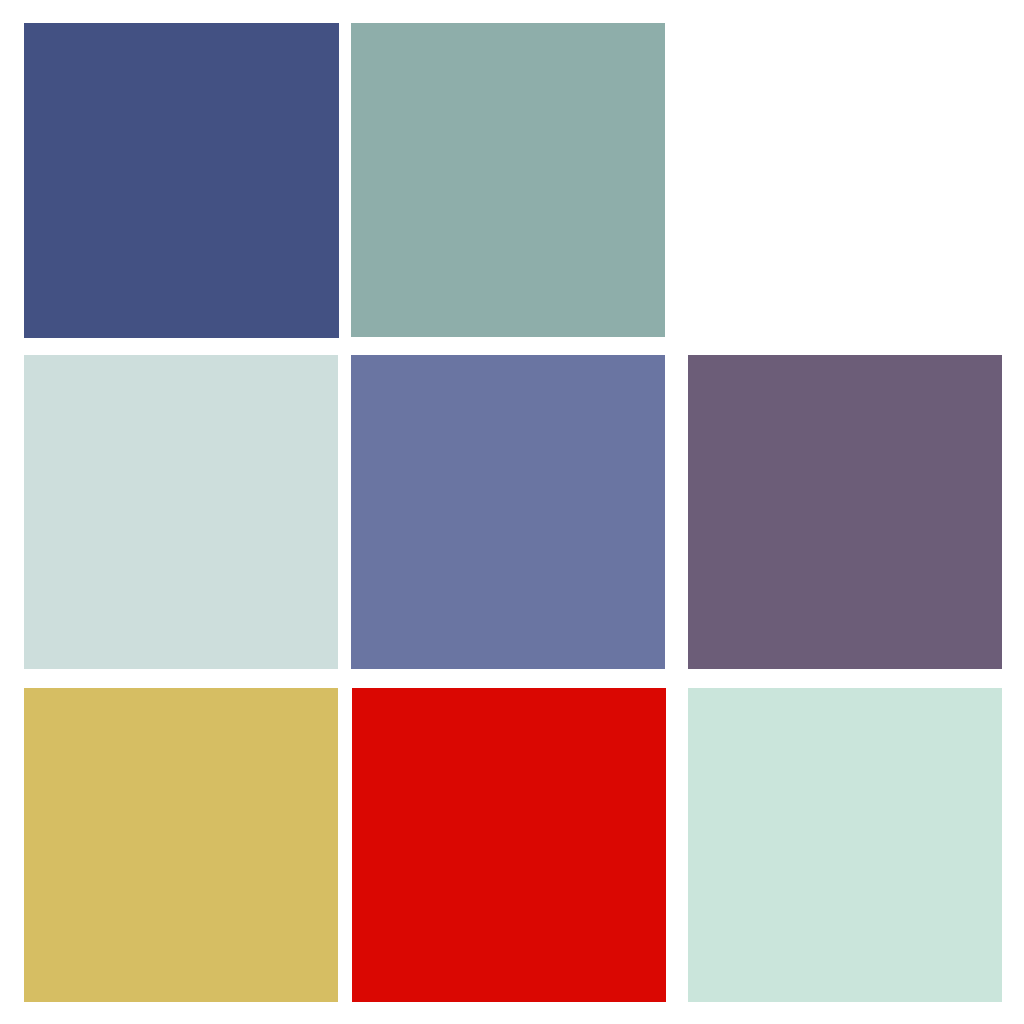
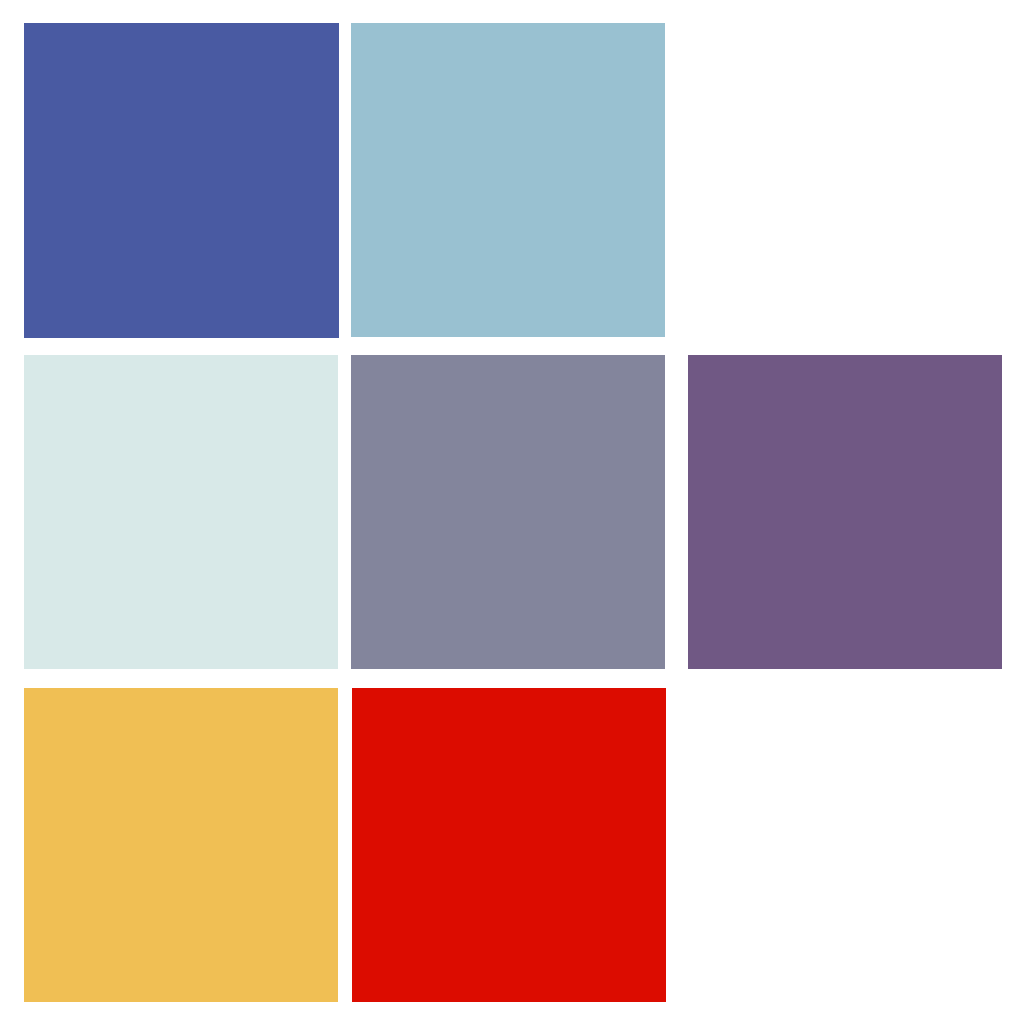
Before/after of a 1024px x 1024px layered artwork. What changed in the layer stack:
painted on "Cables" over [688, 355, 1002, 669]
painted on "Accroches cables" over [688, 688, 1002, 1002]
painted on "Yeux" over [352, 688, 666, 1002]
painted on "Jaune" over [24, 688, 338, 1002]
painted on "Wheels" over [24, 355, 338, 669]
painted on "Cylindres" over [351, 355, 665, 669]
painted on "Plaques" over [351, 23, 665, 337]
painted on "Base" over [24, 23, 339, 338]
